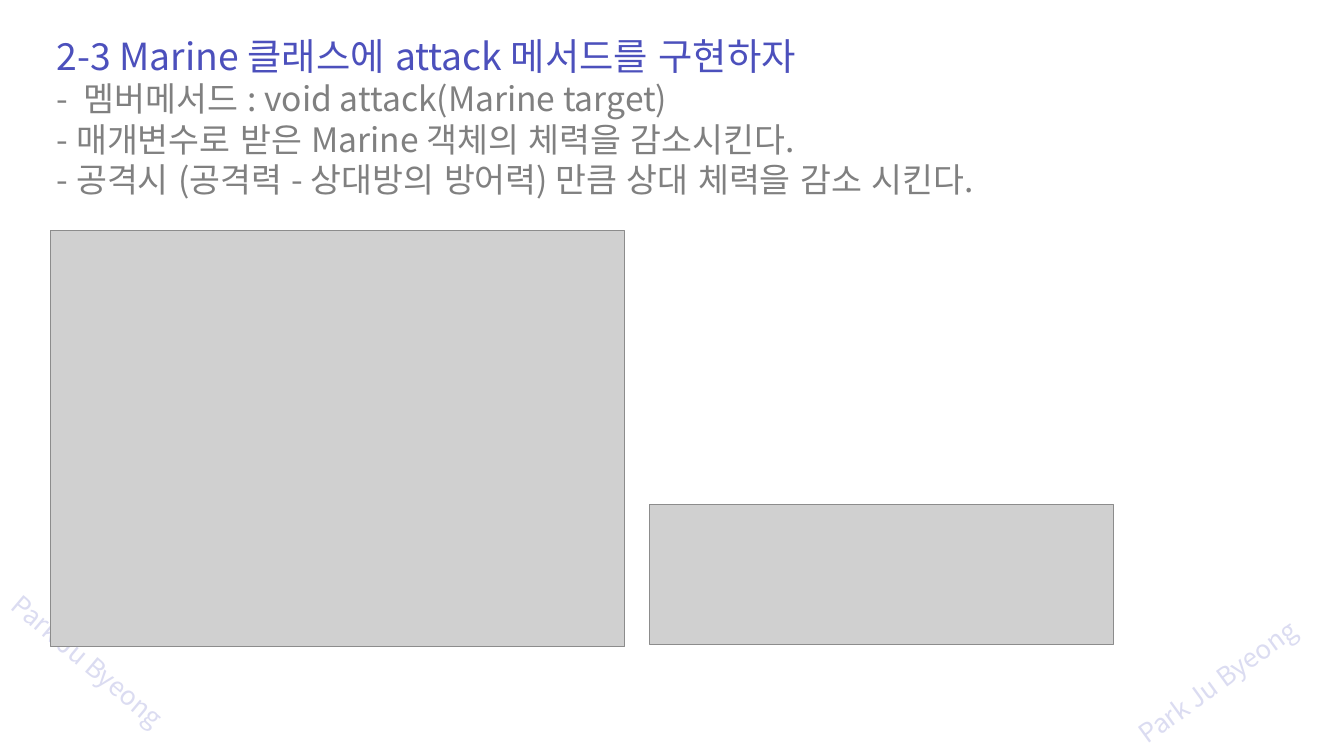
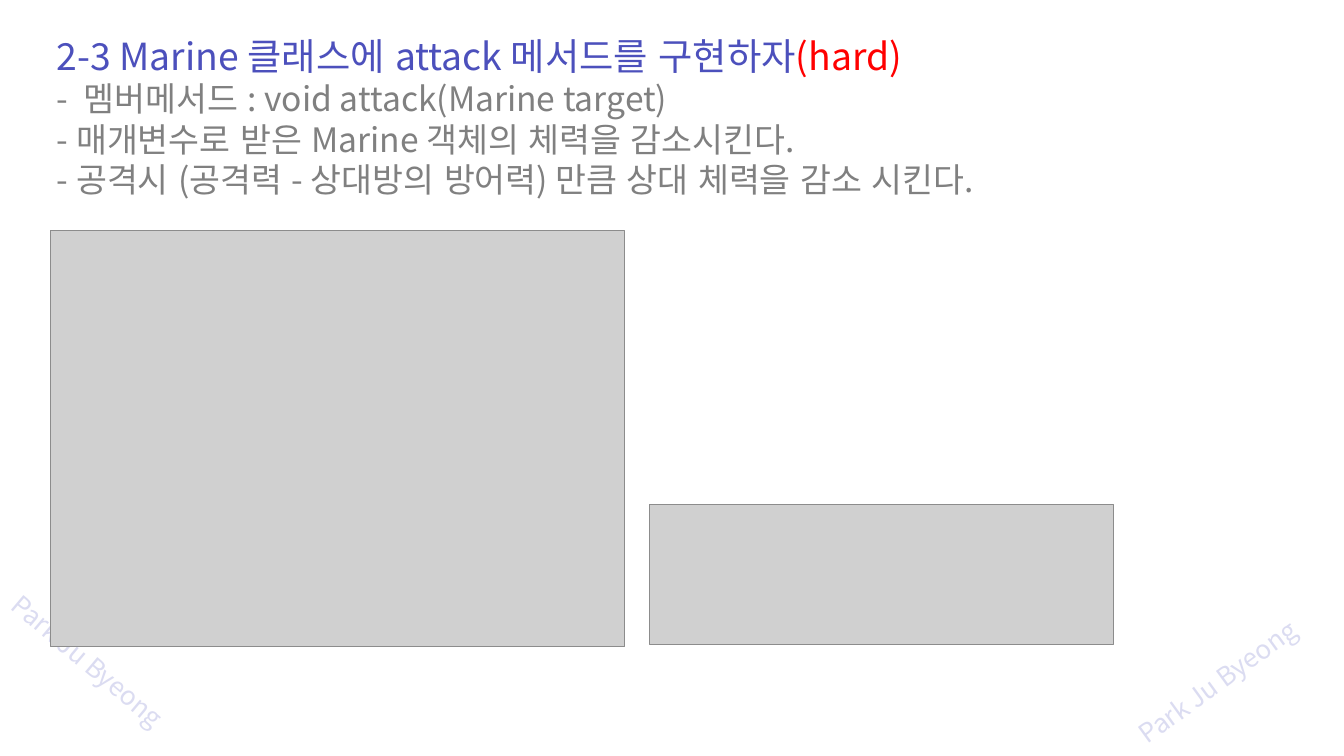
Before and after one commit to zest132/JavaLecture, a slide deck: slide 53 of JavaLecture/LectureFile/java 7강 멤버변수와메모리.pptx (slide 45 before the commit). Drawn at 1344x756 pixels with LibreOffice and Linux fonts; fonts in the diff are those of the drawing; grey boxes stand for pictures. Boxes give left, top, right and bottom in pixels: in the first picture for what was removed or moved away, otherwise in the second. Text is boxed around its words. In the diff, an @@ line names an element or a change of style, - is before the commit and + after.

```diff
--- a/JavaLecture/LectureFile/java 7강 멤버변수와메모리.pptx
+++ b/JavaLecture/LectureFile/java 7강 멤버변수와메모리.pptx
@@ text at [57,39,902,77]: text changed @@
-2-3 Marine 클래스에 attack 메서드를 구현하자
+2-3 Marine 클래스에 attack 메서드를 구현하자(hard)
```
Also in this commit, not shown: 20 other slides changed, 13 slides added, 5 slides removed, 6 other files.
